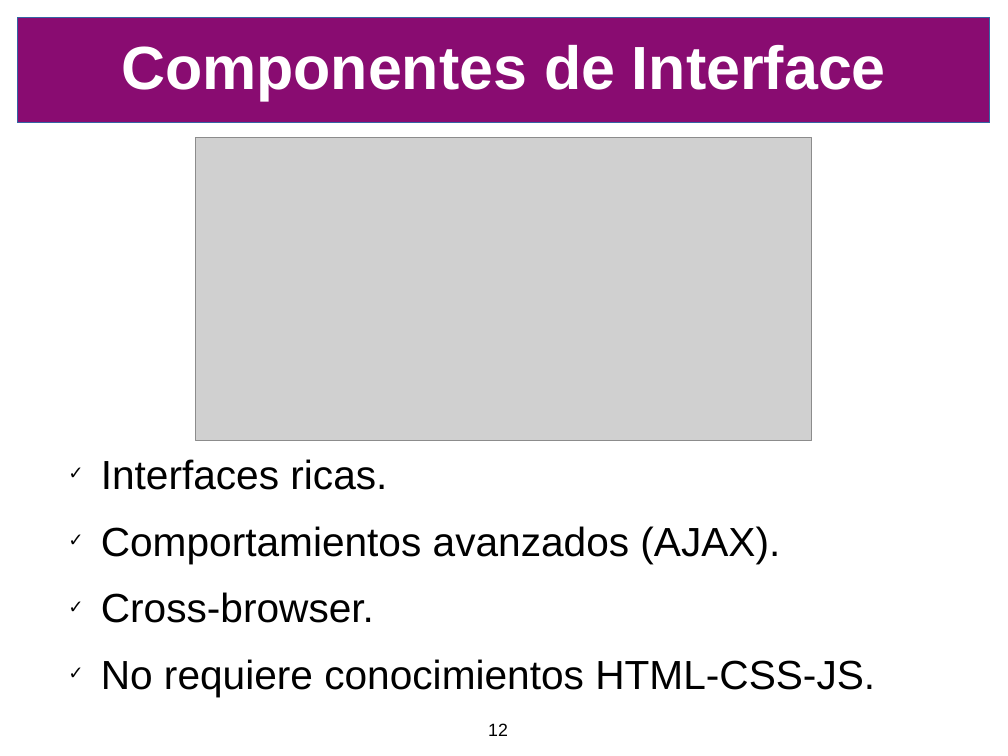
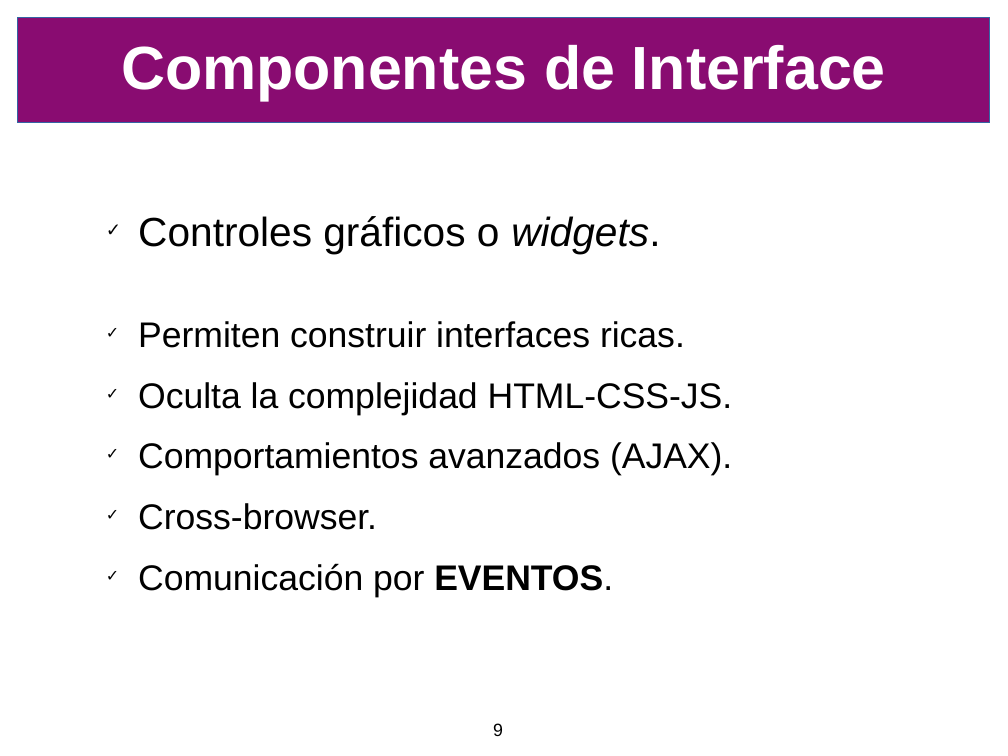
Before and after one commit to SIU-Toba/framework, a slide deck: slide 9 of doc/presentacion/CafeConf2006.odp (slide 12 before the commit). Drawn at 1008x756 pixels with LibreOffice and Linux fonts; fonts in the diff are those of the drawing; grey boxes stand for pictures; background and template pictures are left out. Boxes give left, top, right and bottom in pixels: in the first picture for what was removed or moved away, otherwise in the second. Text is boxed around its words. In the diff, an @@ line names an element or a change of style, - is before the commit and + after.

```diff
--- a/doc/presentacion/CafeConf2006.odp
+++ b/doc/presentacion/CafeConf2006.odp
@@ picture removed at <box>196,137,812,441</box> @@
@@ text added at <box>138,216,733,597</box>, 28 pt, text #000000 @@
+✓ Controles gráficos o widgets.
+✓ Permiten construir interfaces ricas.
+✓ Oculta la complejidad HTML-CSS-JS.
+✓ Comportamientos avanzados (AJAX).
+✓ Cross-browser.
+✓ Comunicación por EVENTOS.
@@ text removed at <box>101,459,875,697</box> @@
-✓ Interfaces ricas.
-✓ Comportamientos avanzados (AJAX).
-✓ Cross-browser.
-✓ No requiere conocimientos HTML-CSS-JS.
@@ page number at <box>493,723,503,736</box>: text changed @@
-12
+9
```
Also in this commit, not shown: 13 other slides changed, 10 slides added, 2 slides removed.
